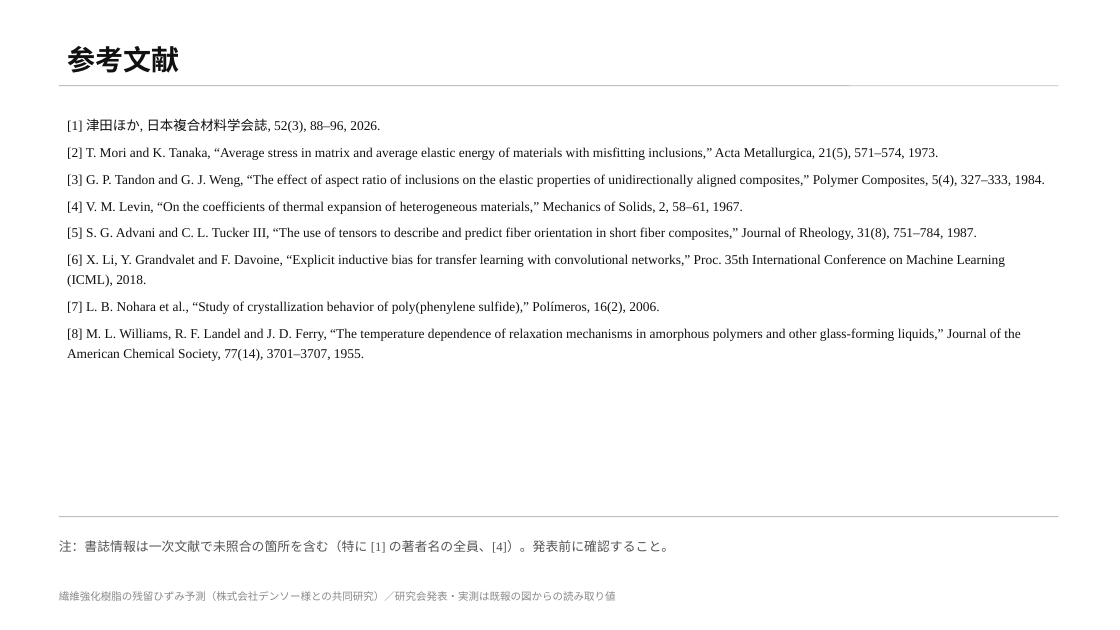
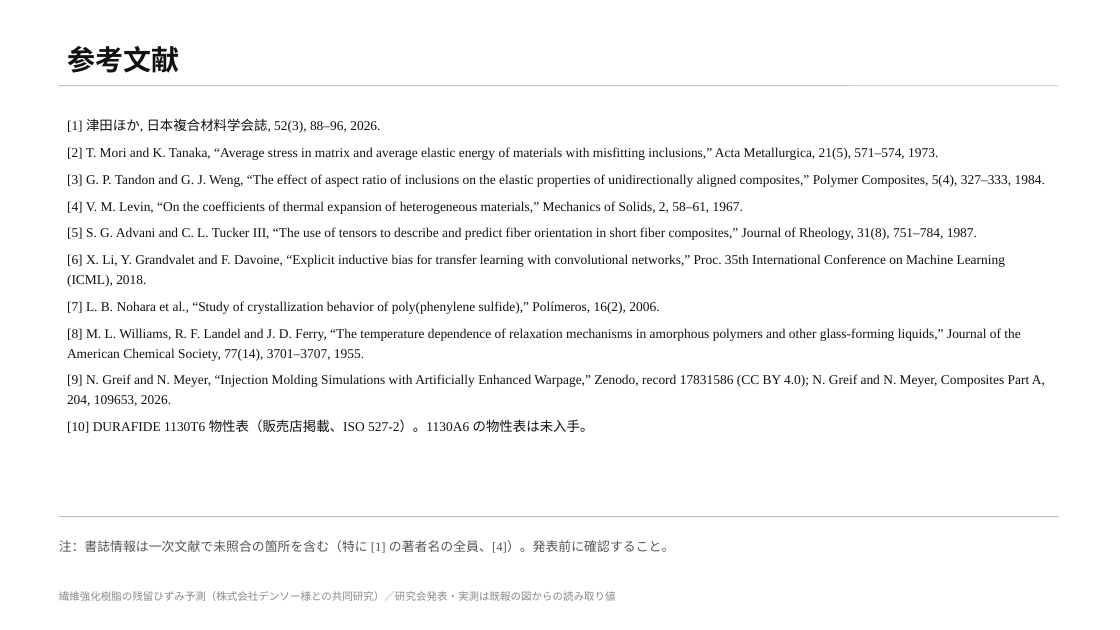
Before and after one commit to keisuke58/wccm2026-cfrp-gnn, a slide deck: slide 13 of slides/denso_kenkyukai.pptx (slide 11 before the commit). Drawn at 1120x630 pixels with LibreOffice and Linux fonts; fonts in the diff are those of the drawing. Boxes give left, top, right and bottom in pixels: in the first picture for what was removed or moved away, otherwise in the second. Text is boxed around its words. In the diff, an @@ line names an element or a change of style, - is before the commit and + after.

```diff
--- a/slides/denso_kenkyukai.pptx
+++ b/slides/denso_kenkyukai.pptx
@@ text at [67,374,1045,433]: paragraphs added @@
+[9] N. Greif and N. Meyer, “Injection Molding Simulations with Artificially Enhanced Warpage,” Zenodo, record 17831586 (CC BY 4.0); N. Greif and N. Meyer, Composites Part A, 204, 109653, 2026.
+[10] DURAFIDE 1130T6 物性表（販売店掲載、ISO 527-2）。1130A6 の物性表は未入手。
```
Also in this commit, not shown: 1 other slide changed, 2 slides added, 5 other files.
